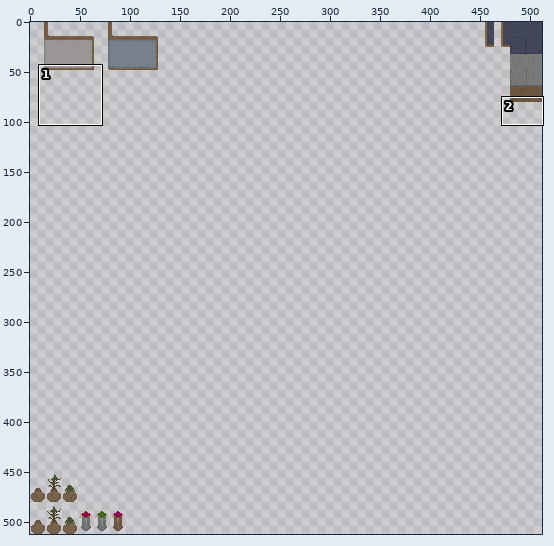
Sprite sheet -- atlas/environment.png. The first picture is a wide view before the edit; the outline marks the close-up.
Close-up. Before the commit:
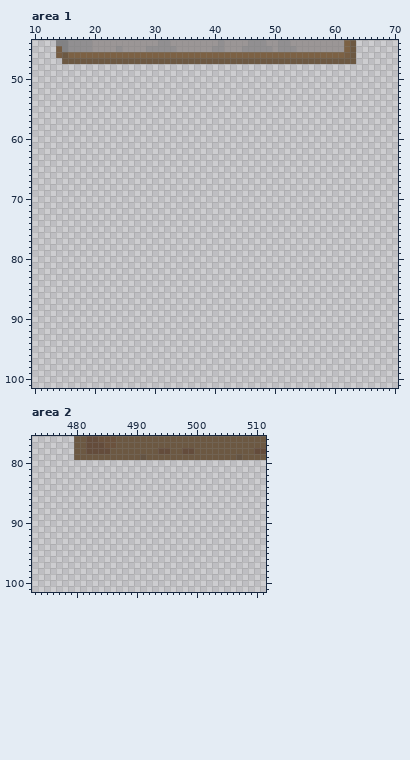
The file is 512x512 pixels. Colours within 5 levels of each other are drawn and written as one. Shown: area 1: x 10..70, y 44..101; area 2: x 473..511, y 76..101. The commit also changed other parts of the picture, which this record leaves out.
Now the later version:
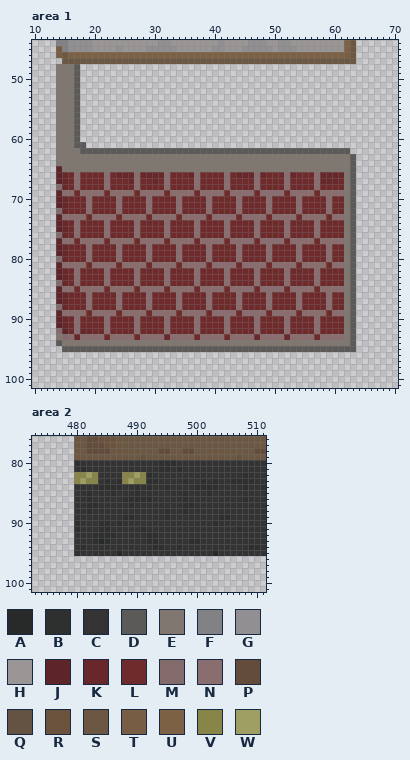
Palette (. is transparent): A #282a2a  B #2e2f2f  C #343333  D #5b5a58  E #7f7770  F #828284  G #918f91  H #9b9696  J #5d2527  K #68282b  L #6f2a2c  M #836b6c  N #8a6d6e  P #644c3b  Q #645342  R #6b523d  S #6c5842  T #765d43  U #7c6144  V #878648  W #9f9e63
Difference:
Area 1:
y 48..60: x 14..17 .... -> EEED
y 61: x 14..18 ..... -> EEEDD
y 62: x 14..62 ................................................. -> EEEEDDDDDDDDDDDDDDDDDDDDDDDDDDDDDDDDDDDDDDDDDDDDD
y 63..64: x 14..63 .................................................. -> EEEEEEEEEEEEEEEEEEEEEEEEEEEEEEEEEEEEEEEEEEEEEEEEED
y 65: x 14..63 .................................................. -> JEEEEEEEEEEEEEEEEEEEEEEEEEEEEEEEEEEEEEEEEEEEEEEEED
y 66: x 14..63 .................................................. -> JKLNLLLLNLKKKNKKKKNLLLKNLLLLNLKKKNKLLLNKLLLNKKKKED
y 67: x 14..63 .................................................. -> JKLNLLLLNLLLKNLLKLNLLLLNLLLLNLLLLNLLLLNLLLLNKKKLED
y 68: x 14..63 .................................................. -> MKLNLLLLNLLLLNLLLLNLLLLNLLLLNLLLLNLLLLNLLLLNLLLLED
y 69: x 14..63 .................................................. -> JNNLNNNNLNNNNLNNNNLNNNNLNNNNLNNNNLNNNNLNNNNLNNNNED
y 70..71: x 14..63 .................................................. -> JKLLLNLLLLNLLLLNLLLLNLLLLNLLLLNLLLLNLLLLNLLLLNLLED
y 72: x 14..63 .................................................. -> MKLLLNLLLLNLLLLNLLLLNLLLLNLLLLNLLLLNLLLLNLLLLNLLED
y 73: x 14..63 .................................................. -> JNNNNLNNNNLNNNNLNNNNLNNNNLNNNNLNNNNLNNNNLNNNNLNNED
y 74..75: x 14..63 .................................................. -> JKLNLLLLNLLLLNLLLLNLLLLNLLLLNLLLLNLLLLNLLLLNLLLLED
y 76: x 14..63 .................................................. -> MKLNLLLLNLLLLNLLLLNLLLLNLLLLNLLLLNLLLLNLLLLNLLLLED
y 77: x 14..63 .................................................. -> JNNLNNNNLNNNNLNNNNLNNNNLNNNNLNNNNLNNNNLNNNNLNNNNED
y 78..79: x 14..63 .................................................. -> JKLLLNLLLLNLLLLNLLLLNLLLLNLLLLNLLLLNLLLLNLLLLNLLED
y 80: x 14..63 .................................................. -> MKLLLNLLLLNLLLLNLLLLNLLLLNLLLLNLLLLNLLLLNLLLLNLLED
y 81: x 14..63 .................................................. -> JNNNNLNNNNLNNNNLNNNNLNNNNLNNNNLNNNNLNNNNLNNNNLNNED
y 82..83: x 14..63 .................................................. -> JKLNLLLLNLLLLNLLLLNLLLLNLLLLNLLLLNLLLLNLLLLNLLLLED
y 84: x 14..63 .................................................. -> MKLNLLLLNLLLLNLLLLNLLLLNLLLLNLLLLNLLLLNLLLLNLLLLED
y 85: x 14..63 .................................................. -> JNNLNNNNLNNNNLNNNNLNNNNLNNNNLNNNNLNNNNLNNNNLNNNNED
y 86..87: x 14..63 .................................................. -> JKLLLNLLLLNLLLLNLLLLNLLLLNLLLLNLLLLNLLLLNLLLLNLLED
y 88: x 14..63 .................................................. -> MKLLLNLLLLNLLLLNLLLLNLLLLNLLLLNLLLLNLLLLNLLLLNLLED
y 89: x 14..63 .................................................. -> JNNNNLNNNNLNNNNLNNNNLNNNNLNNNNLNNNNLNNNNLNNNNLNNED
y 90..91: x 14..63 .................................................. -> JKLNLLLLNLLLLNLLLLNLLLLNLLLLNLLLLNLLLLNLLLLNLLLLED
y 92: x 14..63 .................................................. -> MJLNKKLLNLLLLNLLLLNLLLLNLLLLNLLLLNLLLKNLLLLNLLLLED
y 93: x 14..63 .................................................. -> EMNKNNNNLNNNNLNNNNKNNNNLNNNNLNNNNKNNNNKNNNNLNNNNED
y 94: x 14..63 .................................................. -> DEEEEEEEEEEEEEEEEEEEEEEEEEEEEEEEEEEEEEEEEEEEEEEEED
y 95: x 15..63 ................................................. -> DDDDDDDDDDDDDDDDDDDDDDDDDDDDDDDDDDDDDDDDDDDDDDDDD
Area 2:
y 80: x 480..511 ................................ -> BCCCCCCCCCCCCCBBBCCCCCCCCCCCCCCC
y 81: x 480..511 ................................ -> CBCCCCCCCCCCCCBBCBCCCCCCCCCCCCCC
y 82: x 480..511 ................................ -> VVWVCCCCVVWVBCCCCCCCCCCCCCCCBCCC
y 83: x 480..511 ................................ -> VWVVCBCBVWVVBBCCCCBCCBCBCCBBBBCC
y 84: x 480..511 ................................ -> CCCCBBBBCCBCBCCBCCCCBBBBCCCCBCCB
y 85: x 480..511 ................................ -> CCBCCCBCCCBCCCCCCCBCCCBCCCCCCCCC
y 86: x 480..511 ................................ -> CCBCCCCCBBBBBCCCCCBCCCCCCCCCBCCC
y 87: x 480..511 ................................ -> CCBBCCCCCBCCCCCCCCBBCCCCCCCCCCCC
y 88: x 480..511 ................................ -> CCBCCCCCCCCCCCCBCCBCCCCCCCCCCCCC
y 89: x 480..511 ................................ -> CCCCCCCCBBCCCCCBCCCCCCCCBBCCCCCC
y 90: x 480..511 ................................ -> BCCCBBCBCCCCCCCCCCCCCCCBCCCCCCCC
y 91: x 480..511 ................................ -> BCCCBBCCCCCBCCCCCCCCCCCCCCCBCCCC
y 92: x 480..511 ................................ -> CCCBBBBCCCCCBBCCCCCCCCCCCCCCCCCC
y 93: x 480..511 ................................ -> CCCBABCCCCCCBBCCCCCBBCCCCCCCCCCC
y 94: x 480..511 ................................ -> CBCCCCCCCCCCCBBCCBCCCCCCCCCCCBBC
y 95: x 480..511 ................................ -> BCCCCCCACCCCCCCCCCCCCCCACCCCCCCC
